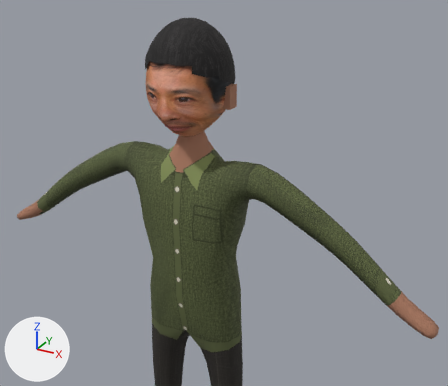
What one commit did to the glTF model NhanVat/Model/ChuKem.glb.
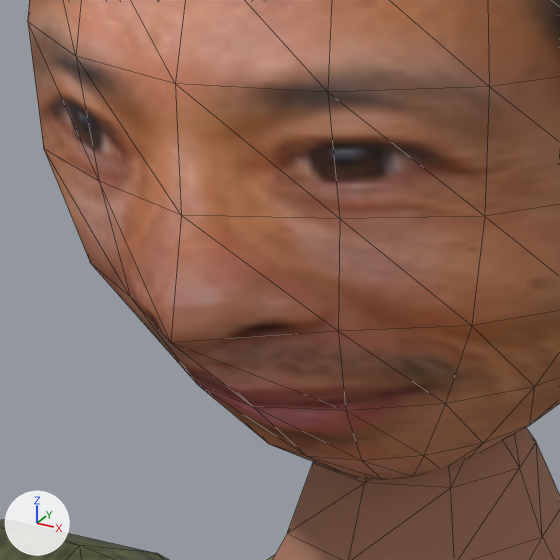
Old and new are each drawn whole from a camera (50 mm lens) standing at (0.786, -1.263, 1.857) and looking at (0.156, -0.118, 1.284) and again close up on the part from 32% to 46% of the width and 21% to 38% of the height. Arrows for +X, +Y and +Z are at lower left; the lights stay in place. The older version's two pictures come first. The close-ups show mesh edges as thin lines.

Names of what the first close-up shows: 'Body'.
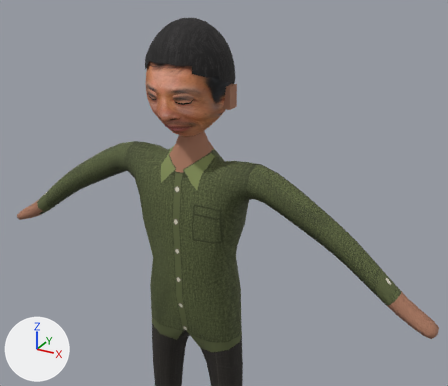
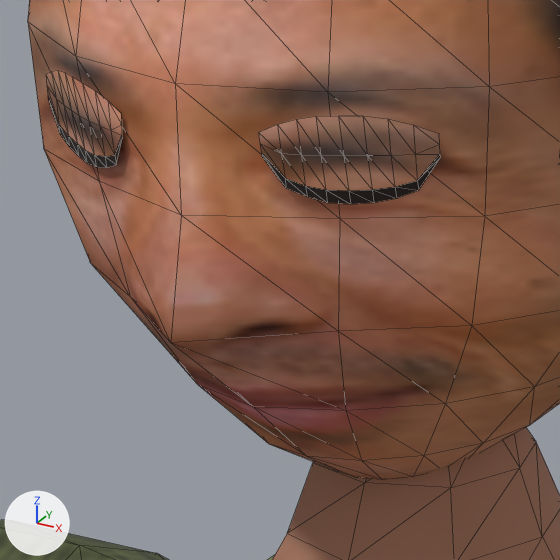
The newer file adds a shape key; the second version is drawn at full value of the shape key 'Blink' of 'MiMat', and the change is written as the vertex moves it makes.

What differs and where, as boxes (x1, y1, x2, y2) in the close-ups (560 x 560 px):
'MiMat', added (brown): after (46, 70, 440, 204)
    faces in mat_mat (picture img_face): (46, 70, 440, 191)
    faces in mat_mi (black #241814): (48, 97, 440, 204)

The change, as a diff of the scene's bpy script:
```diff
--- a/NhanVat/Model/ChuKem.glb.py
+++ b/NhanVat/Model/ChuKem.glb.py
@@ mat_mi @@
+mat_mi = principled_material('Mi')
+mat_mi.base_color = (0.0176, 0.00913, 0.007)  # black #241814
+mat_mi.roughness = 0.85
@@ me_mimat @@
+me_mimat.from_pydata(...)  # 72 vertices, 96 faces; spans x -0.0637..0.0638, y -0.1161..-0.0905, z 1.4733..1.4985
+# faces by material slot: [64, 32]
+me_mimat.materials.append(mat_mat)  # picture img_face
+me_mimat.materials.append(mat_mi)  # black #241814
@@ ob_mimat @@
+ob_mimat = bpy.data.objects.new('MiMat', me_mimat)
+ob_mimat.location = (0.0, 0.0, 0.0)
```
